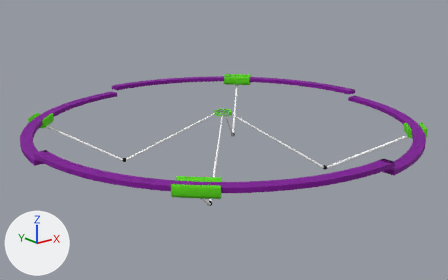
Two versions of the FBX model Endless-Runner/Assets/00-Game root/Models/Boss/3/Boss_3_Merry_Go_Round.FBX, one commit apart.
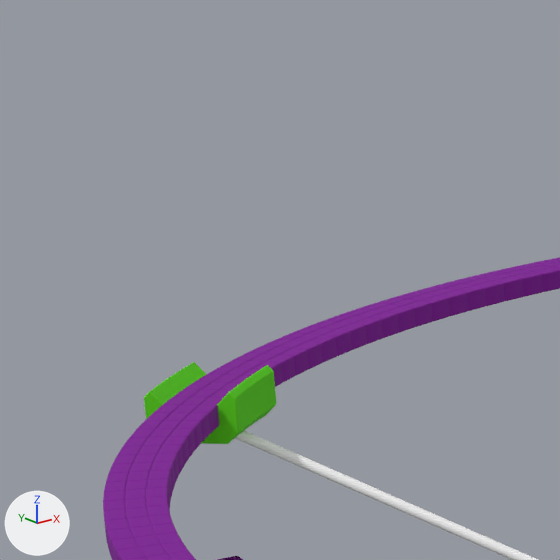
The first picture shows the older version from a 50 mm lens placed at (-102.6, -128.6, 43.5), pointed at (0.0, -0.4, -7.7). The close-ups show both versions on the part from 0% to 24% of the width and 15% to 54% of the height of that picture; other places that the commit changed are outside them. Arrows for +X, +Y and +Z are at lower left; the lights stay in place. Where no turn or scale is listed for an object, it has been applied to the vertices.

Before the edit, the objects in view are built like this:
```python
me_mesh = bpy.data.meshes.new('Mesh')
me_mesh.from_pydata(...)  # 180 vertices, 160 faces; spans x 1308.0..1615.0, y -40.0..73.0, z -1572.0..-1265.0
me_mesh.materials.append(mat_03___default)  # green #58d700
me_mesh_008 = bpy.data.meshes.new('Mesh.008')
me_mesh_008.from_pydata(...)  # 146 vertices, 288 faces; spans x -12.0..12.0, y -12.0..12.0, z 0.0..1063.0
me_mesh_008.materials.append(mat_01___default)  # white #ffffff
me_mesh_019 = bpy.data.meshes.new('Mesh.019')
me_mesh_019.from_pydata(...)  # 2132 vertices, 4236 faces; spans x -952.0..952.0, y -24.0..24.0, z -1010.0..1010.0
me_mesh_019.materials.append(mat_04___default)  # purple #800098
ob_q3 = bpy.data.objects.new('Q3', me_mesh_019)
ob_q3.location = (-29.0, 27.29, -3.4)
ob_q3.rotation_euler = (-1.571, 0.0, 0.0)  # degrees (-90, 0, 0)
ob_q3.scale = (-0.0254, -0.0254, -0.0254)
ob_q3_hand = bpy.data.objects.new('Q3_Hand', me_mesh)
ob_q3_hand.location = (0.0, 0.0, -4.0)
ob_q3_hand.rotation_euler = (-1.571, 0.0, 0.0)  # degrees (-90, 0, 0)
ob_q3_hand.scale = (-0.0254, -0.0254, -0.0254)
ob_q3_leg = bpy.data.objects.new('Q3_Leg', me_mesh_008)
ob_q3_leg.location = (-20.0, 20.0, -15.0)
ob_q3_leg.rotation_euler = (-0.984, 0.749, 1.252)  # degrees (-56, 43, 72)
ob_q3_leg.scale = (0.0254, 0.0254, 0.0254)
```
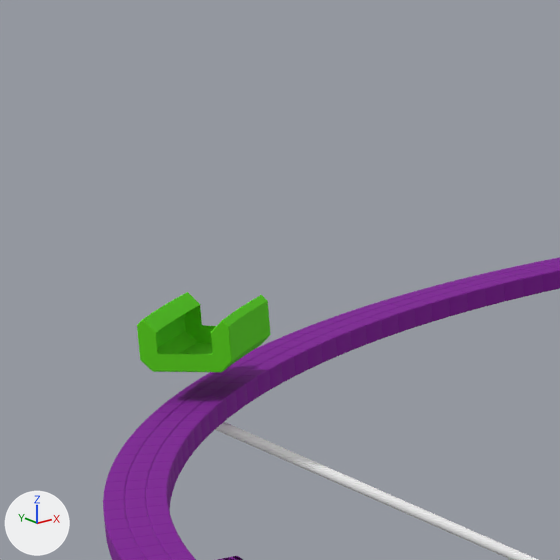
Where the newer file only moved an object's origin or applied its transform, the numbers keep the older frame.

The edits, one by one:
Object 'Q3_Hand' (ob_q3_hand) moves from (0.0, 0.0, -4.0) to (0.0, 0.0, 0.0).

Changed parts and their boxes (x1, y1, x2, y2) in the close-ups (560 x 560 px):
'Q3_Hand', moved: before (144, 362, 276, 444); after (137, 292, 271, 372)
